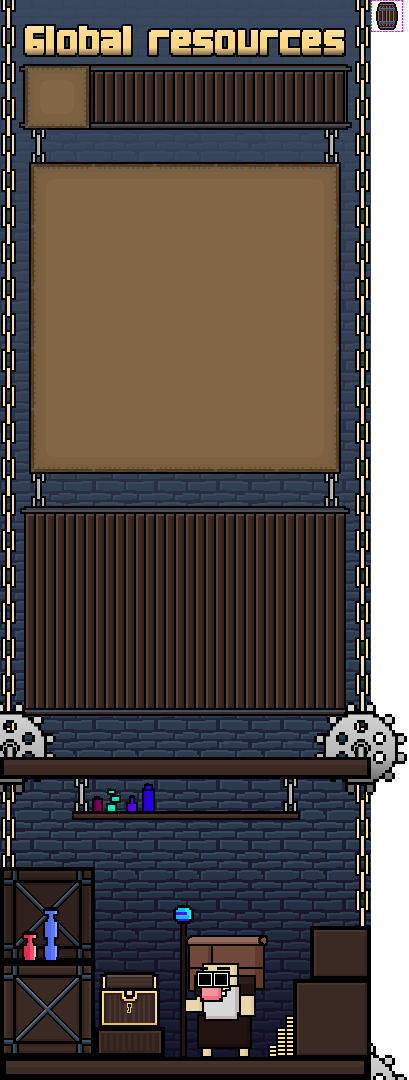
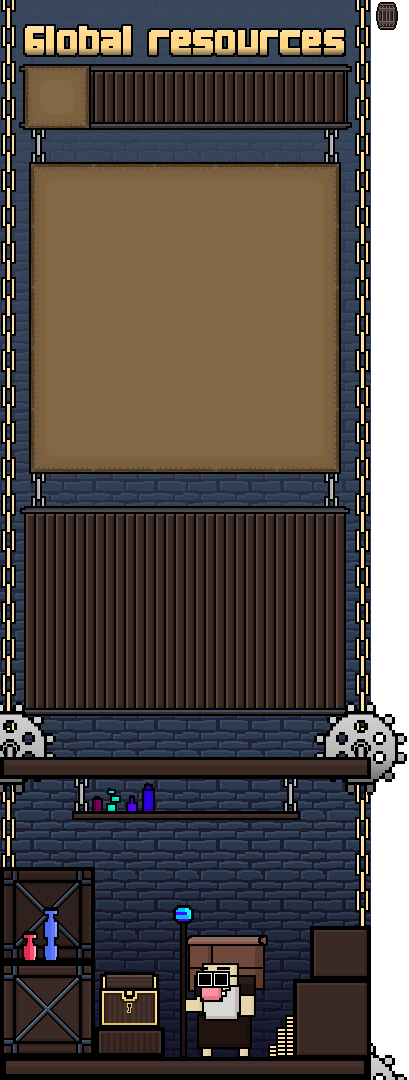
Two versions of the same layered image (409px x 1080px). Layer-by-layer changes:
painted on "zone_icone_global_resources" over [371, 0, 403, 32]
